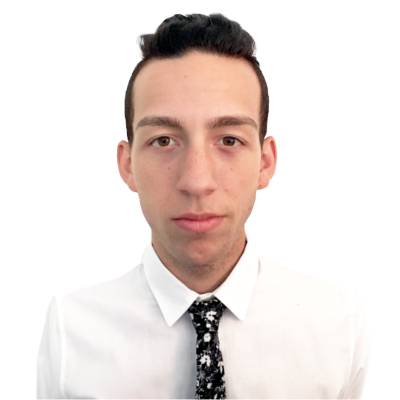
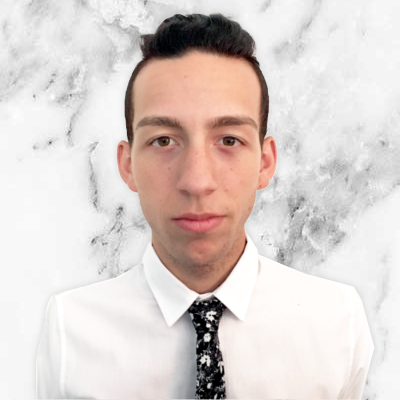
Layered file, before and after one edit (400x400). Changes by layer:
added layer "Drop Shadow" (15%) above "marble.jpg copy" over [26,3,384,400]
showed "marble.jpg" over [0,0,400,400]
